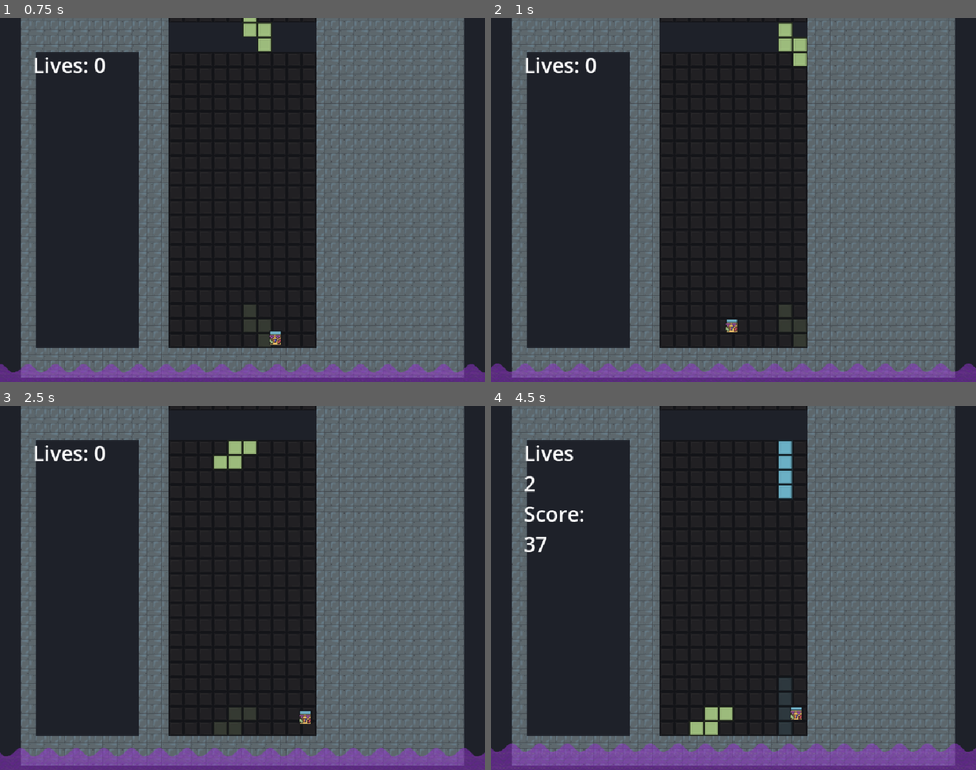
Above: before the commit, frames 1-4 (two rows, left to right).
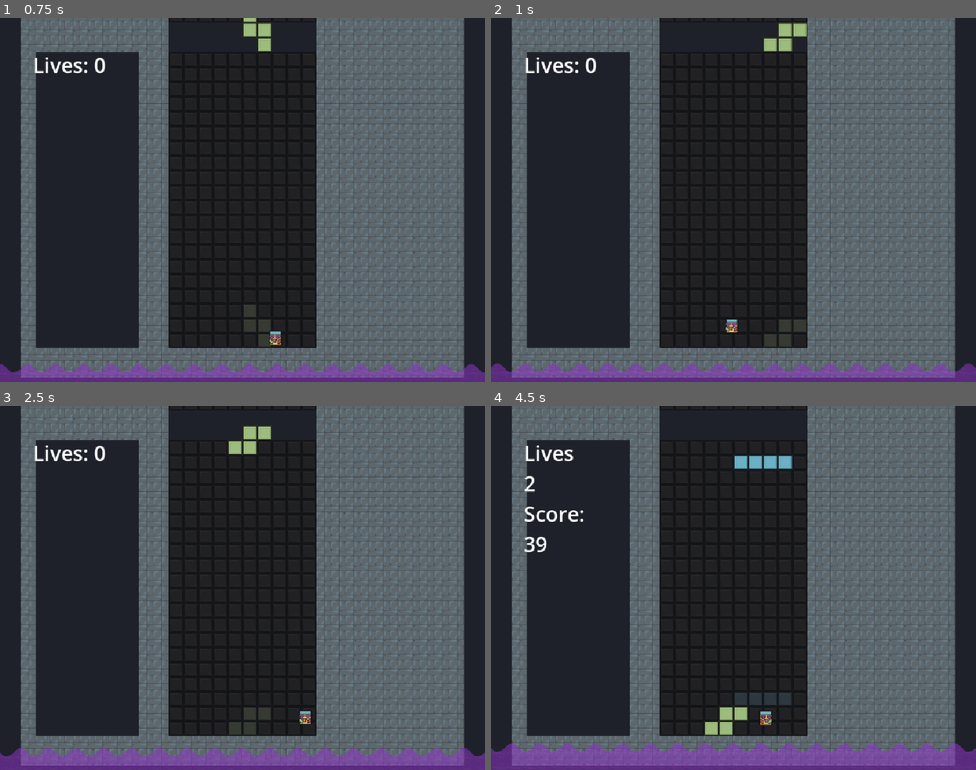
Above: after the commit, the same moments.

Repository: Lochi-dot-JPEG/twistris
Game: Godot game, scene res://locations/main.tscn
The game is run twice, just before and just after one commit, with the same random seed, the same clock (stepped at 60 frames per second) and the same inputs.
Inputs:
- Up to frame 1 (0.75 s): hold D (right) from 0.53 s (still down); tap W (rotate) at 0.6 s
- Up to frame 2 (1 s): keep holding D (right); tap I (jump, bound only before the commit) at 0.77 s; tap E (rotateccw, bound only after the commit) at 0.8 s
- Up to frame 3 (2.5 s): tap I (jump, bound only before the commit) at 1.07, 1.52, 1.55, 1.82, 2.1 s; tap E (rotateccw, bound only after the commit) at 1.35 s; release D (right) at 2.03 s; hold A (left) from 2.03 s (still down); tap W (rotate) at 2.3 s
- Up to frame 4 (4.5 s): release A (left) at 2.78 s; hold D (right) 2.78-4.28 s; tap Space (harddrop) at 2.85 s; tap I (jump, bound only before the commit) at 3.02, 3.32, 3.77, 3.8, 4.07 s; tap E (rotateccw, bound only after the commit) at 3.05 s; tap W (rotate) at 3.6 s; hold A (left) from 4.28 s (still down); tap S (softdrop) at 4.35 s

Frame 1 is identical in both runs. In frame 2, 0.7% of the frame differs, in the area x 56-66%, y 1-91%; in frame 3, 0.7%; in frame 4, 1.7%, in the area x 9-65%, y 9-91%.

Commit message:
fix: add more control options

Diff:
--- a/project.godot
+++ b/project.godot
@@ -30,31 +30,31 @@
 rotate={
 "deadzone": 0.2,
 "events": [Object(InputEventKey,"resource_local_to_scene":false,"resource_name":"","device":-1,"window_id":0,"alt_press …(192 unchanged characters)…
+, Object(InputEventKey,"resource_local_to_scene":false,"resource_name":"","device":-1,"window_id":0,"alt_pressed":false,"shift_pressed":false,"ctrl_pressed":false,"meta_pressed":false,"pressed":false,"keycode":0,"physical_keycode":75,"key_label":0,"unicode":107,"location":0,"echo":false,"script":null)
 ]
 }
 left={
 "deadzone": 0.2,
 "events": [Object(InputEventKey,"resource_local_to_scene":false,"resource_name":"","device":-1,"window_id":0,"alt_press …(191 unchanged characters)…
+, Object(InputEventKey,"resource_local_to_scene":false,"resource_name":"","device":-1,"window_id":0,"alt_pressed":false,"shift_pressed":false,"ctrl_pressed":false,"meta_pressed":false,"pressed":false,"keycode":0,"physical_keycode":4194319,"key_label":0,"unicode":0,"location":0,"echo":false,"script":null)
 ]
 }
 right={
 "deadzone": 0.2,
 "events": [Object(InputEventKey,"resource_local_to_scene":false,"resource_name":"","device":-1,"window_id":0,"alt_press …(192 unchanged characters)…
-]
-}
-jump={
-"deadzone": 0.2,
-"events": [Object(InputEventKey,"resource_local_to_scene":false,"resource_name":"","device":-1,"window_id":0,"alt_pressed":false,"shift_pressed":false,"ctrl_pressed":false,"meta_pressed":false,"pressed":false,"keycode":0,"physical_keycode":73,"key_label":0,"unicode":105,"location":0,"echo":false,"script":null)
+, Object(InputEventKey,"resource_local_to_scene":false,"resource_name":"","device":-1,"window_id":0,"alt_pressed":false,"shift_pressed":false,"ctrl_pressed":false,"meta_pressed":false,"pressed":false,"keycode":0,"physical_keycode":4194321,"key_label":0,"unicode":0,"location":0,"echo":false,"script":null)
 ]
 }
 harddrop={
 "deadzone": 0.2,
 "events": [Object(InputEventKey,"resource_local_to_scene":false,"resource_name":"","device":-1,"window_id":0,"alt_press …(191 unchanged characters)…
+, Object(InputEventKey,"resource_local_to_scene":false,"resource_name":"","device":-1,"window_id":0,"alt_pressed":false,"shift_pressed":false,"ctrl_pressed":false,"meta_pressed":false,"pressed":false,"keycode":0,"physical_keycode":74,"key_label":0,"unicode":106,"location":0,"echo":false,"script":null)
 ]
 }
 softdrop={
 "deadzone": 0.2,
 "events": [Object(InputEventKey,"resource_local_to_scene":false,"resource_name":"","device":-1,"window_id":0,"alt_press …(192 unchanged characters)…
+, Object(InputEventKey,"resource_local_to_scene":false,"resource_name":"","device":-1,"window_id":0,"alt_pressed":false,"shift_pressed":false,"ctrl_pressed":false,"meta_pressed":false,"pressed":false,"keycode":0,"physical_keycode":4194322,"key_label":0,"unicode":0,"location":0,"echo":false,"script":null)
 ]
 }
 hold={
@@ -62,19 +62,11 @@
 "events": [Object(InputEventKey,"resource_local_to_scene":false,"resource_name":"","device":-1,"window_id":0,"alt_press …(191 unchanged characters)…
 ]
 }
-switch={
+rotateccw={
 "deadzone": 0.2,
-"events": [Object(InputEventKey,"resource_local_to_scene":fa …(140 unchanged characters)… d":false,"keycode":0,"physical_keycode":90,"key_label":0,"unicode":122,"location":0,"echo":false,"script":null)
-]
-}
-kid-left={
-"deadzone": 0.2,
-"events": [Object(InputEventKey,"resource_local_to_scene":false,"resource_name":"","device":-1,"window_id":0,"alt_pressed":false,"shift_pressed":false,"ctrl_pressed":false,"meta_pressed":false,"pressed":false,"keycode":0,"physical_keycode":74,"key_label":0,"unicode":106,"location":0,"echo":false,"script":null)
-]
-}
-kid-right={
-"deadzone": 0.2,
-"events": [Object(InputEventKey,"resource_local_to_scene":false,"resource_name":"","device":-1,"window_id":0,"alt_pressed":false,"shift_pressed":false,"ctrl_pressed":false,"meta_pressed":false,"pressed":false,"keycode":0,"physical_keycode":76,"key_label":0,"unicode":108,"location":0,"echo":false,"script":null)
+"events": [Object(InputEventKey,"resource_local_to_scene":fa …(140 unchanged characters)… d":false,"keycode":0,"physical_keycode":69,"key_label":0,"unicode":101,"location":0,"echo":false,"script":null)
+, Object(InputEventKey,"resource_local_to_scene":false,"resource_name":"","device":-1,"window_id":0,"alt_pressed":false,"shift_pressed":false,"ctrl_pressed":false,"meta_pressed":false,"pressed":false,"keycode":0,"physical_keycode":88,"key_label":0,"unicode":120,"location":0,"echo":false,"script":null)
+, Object(InputEventKey,"resource_local_to_scene":false,"resource_name":"","device":-1,"window_id":0,"alt_pressed":false,"shift_pressed":false,"ctrl_pressed":false,"meta_pressed":false,"pressed":false,"keycode":0,"physical_keycode":76,"key_label":0,"unicode":108,"location":0,"echo":false,"script":null)
 ]
 }
 
